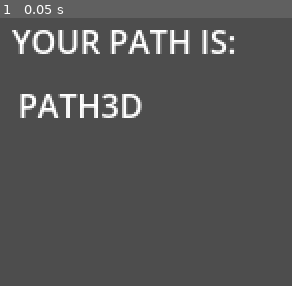
Above: before the commit, frame 1.
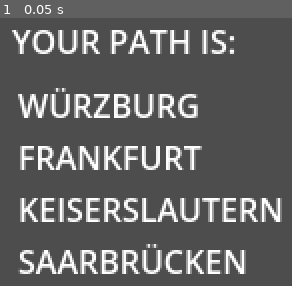
Above: after the commit, the same moment.

Repository: markorn-01/Computer_games_exercises
Game: Godot game, scene res://Node2D.tscn
Two runs of this game, one before a commit and one after it. Both use one fixed random seed, a clock stepped at 60 frames per second and the inputs below.
Inputs:
- Up to frame 1 (0.05 s): no input

The runs differ from the first frame. In frame 1, 14% of the frame differs, in the area x 6-97%, y 26-96%.

Commit message:
initial solution

Diff:
--- a/CG_2024s_Ngo_11/A-star_student/Node2D.gd
+++ b/CG_2024s_Ngo_11/A-star_student/Node2D.gd
@@ -1,3 +1,9 @@
+# Name:        Quang Minh, Ngo;      student no.: 4742554
+# Coauthor:    Taha Beytullah Erkoc; student no.: 4740805
+# faculty:     Mathematics and Computer Science
+# discipline:  Data and Computer Science
+
+
 extends Node2D
 
 class Astar:
@@ -14,10 +20,10 @@
 		# An array of neighbour nodes
 		var neighbors = []
 
-	# Default constructor
-	# n - Node name
-	# cost - node cost
-		func _init(n, cost):
+		# Default constructor
+		# n - Node name
+		# cost - node cost
+		func _init(n: String, cost: int):
 			self.name = n
 			self.h = cost
 			self.g = 0
@@ -25,7 +31,7 @@
 
 		# Function to insert the neighbours
 		func insertNeighbours(n: StarNode, cost: int):
-			neighbors.push_back([n, cost])
+			self.neighbors.append([n, cost])
 
 	# Stores the final path
 	var path = []
@@ -83,7 +89,7 @@
 		var next = _target
 		while next:
 			path.append(next)
-			print(String(next.name) + " " + String(next.g) )
+			print(str(next.name) + " " + str(next.g))
 			next = next.lastNode
 
 	# Save the final path
@@ -96,10 +102,52 @@
 	# Print the open list
 	func printOpenList():
 		for iter in _openList:
-			print(String(iter[0].name) + " " + String(iter[1]))
+			print(str(iter[0].name) + " " + str(iter[1]))
+
+	# Comparison function for sorting based on f cost
+	func _compare_cost(a, b):
+		return int(a[1]) - int(b[1])
 
 	func computePath() -> bool:
-		# Enter your code here. You may add new functions
+		_openList.append([_start, _start.h])
+
+		while _openList.size() > 0:
+			# Sort the open list manually based on f cost using the comparison function
+			_openList.sort_custom(_compare_cost)
+
+			_currentNode = _openList.pop_front()[0]
+
+			if _currentNode == _target:
+				return true
+
+			_closeList.append(_currentNode)
+
+			for neighbor in _currentNode.neighbors:
+				var neighborNode = neighbor[0]
+				var travelCost = neighbor[1]
+
+				if _closeList.has(neighborNode):
+					continue
+
+				var tentative_g = _currentNode.g + travelCost
+				var inOpenList = false
+
+				for openNode in _openList:
+					if openNode[0] == neighborNode:
+						inOpenList = true
+						if tentative_g < neighborNode.g:
+							neighborNode.g = tentative_g
+							neighborNode.lastNode = _currentNode
+							openNode[1] = neighborNode.g + neighborNode.h
+						break
+
+				if not inOpenList:
+					neighborNode.g = tentative_g
+					neighborNode.lastNode = _currentNode
+					_openList.append([neighborNode, neighborNode.g + neighborNode.h])
+
+			printOpenList()
+
 		return false
 
 func _ready():
